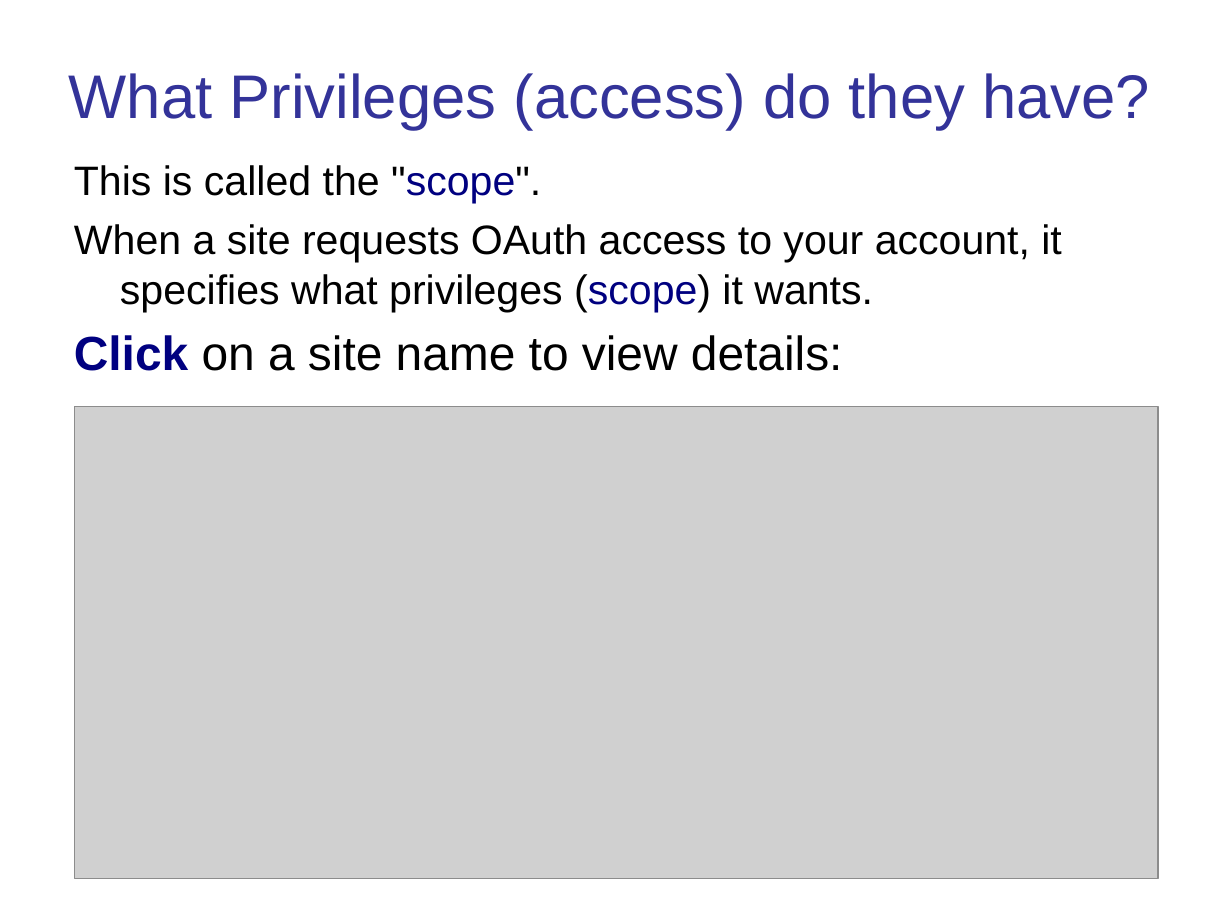
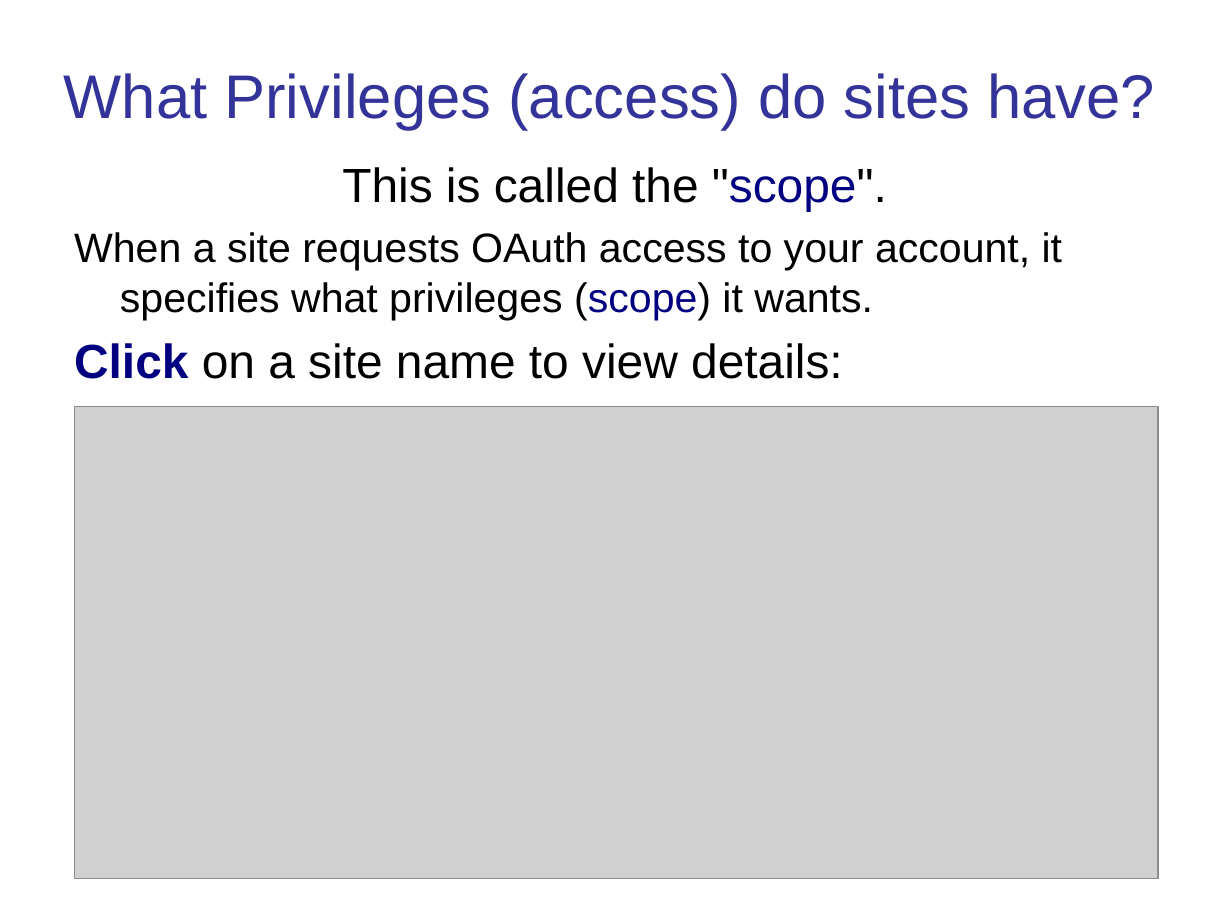
Before and after one commit to cpske/ISP, a slide deck: slide 18 of authentication/Authentication-and-Authorization.ppt (slide 15 before the commit). Drawn at 1232x924 pixels with LibreOffice and Linux fonts; fonts in the diff are those of the drawing; grey boxes stand for pictures. Boxes give left, top, right and bottom in pixels: in the first picture for what was removed or moved away, otherwise in the second. Text is boxed around its words. In the diff, an @@ line names an element or a change of style, - is before the commit and + after.

Commit message:
update OAuth presentations

```diff
--- a/authentication/Authentication-and-Authorization.ppt
+++ b/authentication/Authentication-and-Authorization.ppt
@@ title at (x1=64, y1=73, x2=1155, y2=130): text changed @@
-What Privileges (access) do they have?
+What Privileges (access) do sites have?
@@ text "This is called the "scope"." at (x1=74, y1=167, x2=1062, y2=379): size 24 to 28 pt in "This is called the "scope"."; alignment left to centre @@
```
Also in this commit, not shown: 17 other slides changed, 4 slides added, 18 slides removed, 4 other files.
